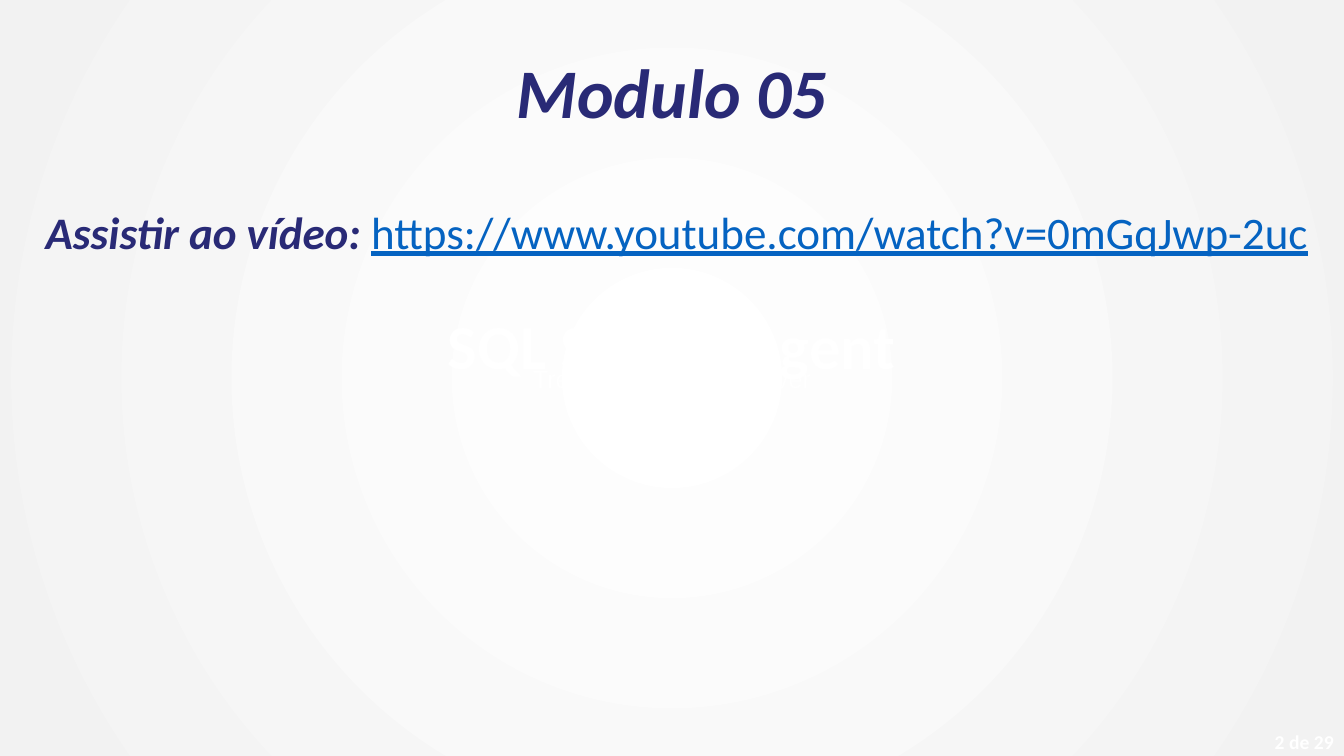
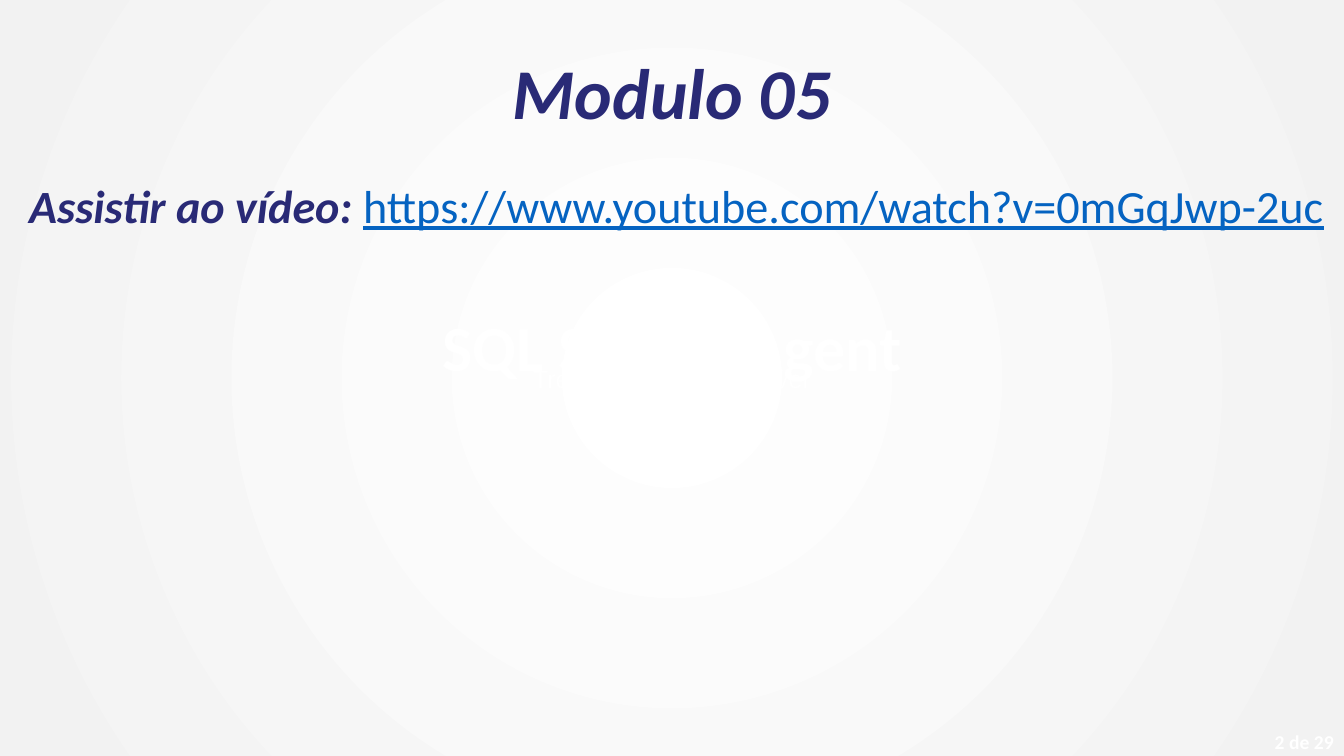
Before and after one commit to carlosgimenes/Training-Tarefas_Dia_Dia_de_um_DBA, a slide deck: slide 2 of Modulo05-Agent/Modulo 05 - SQL Agent.pptx. Drawn at 1344x756 pixels with LibreOffice and Linux fonts; fonts in the diff are those of the drawing; background and template pictures are left out. Boxes give left, top, right and bottom in pixels: in the first picture for what was removed or moved away, otherwise in the second. Text is boxed around its words. In the diff, an @@ line names an element or a change of style, - is before the commit and + after.

```diff
--- a/Modulo05-Agent/Modulo 05 - SQL Agent.pptx
+++ b/Modulo05-Agent/Modulo 05 - SQL Agent.pptx
@@ text "Modulo 05" at [512,69,831,120]: size 49.7 to 51 pt @@
@@ text "Assistir ao vídeo: https://www.youtube.com/watch?v=0mGqJwp-2 ...": place and size @@
-text "Assistir ao vídeo: https://www.youtube.com/watch?v=0mGqJwp-2 ..." at [46,217,1307,257]
+text "Assistir ao vídeo: https://www.youtube.com/watch?v=0mGqJwp-2 ..." at [29,190,1323,231]
@@ text "Assistir ao vídeo: https://www.youtube.com/watch?v=0mGqJwp-2 ..." at [29,190,1323,231]: size 32.2 to 33 pt @@
```
Also in this commit, not shown: 19 other slides changed.
